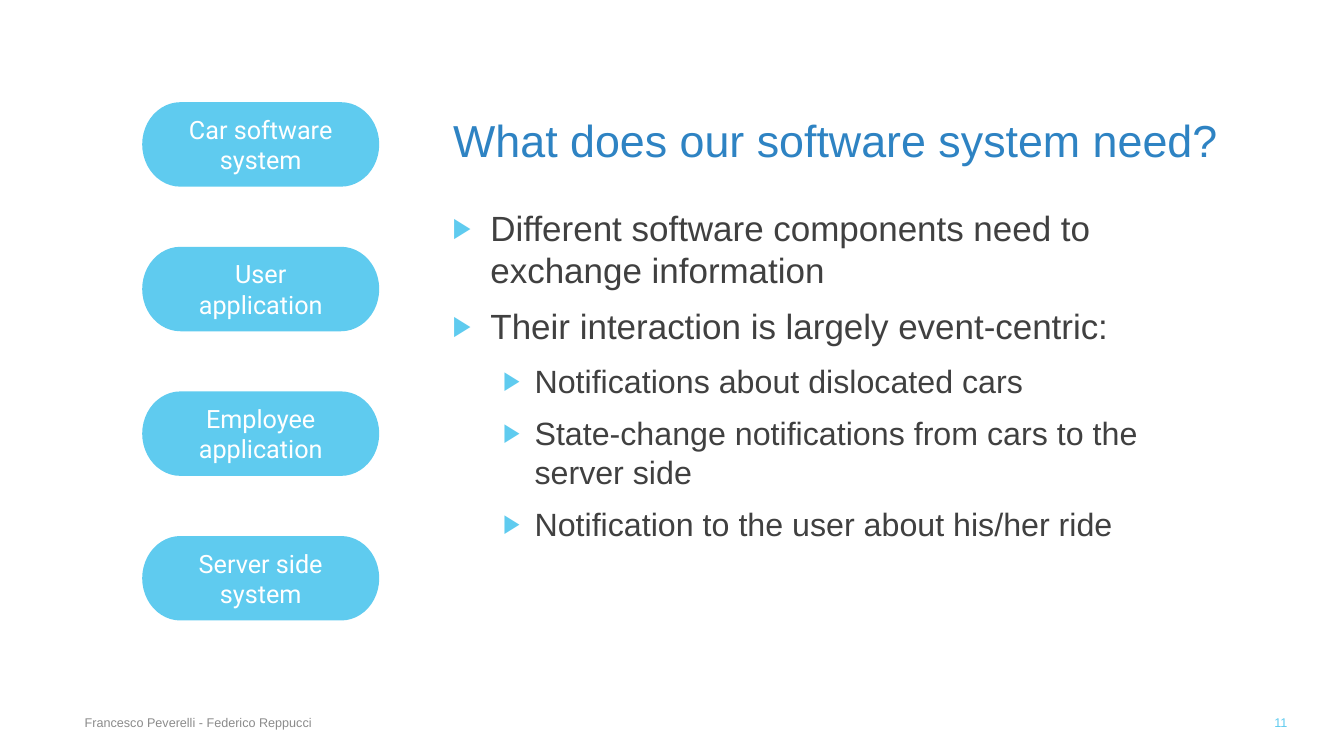
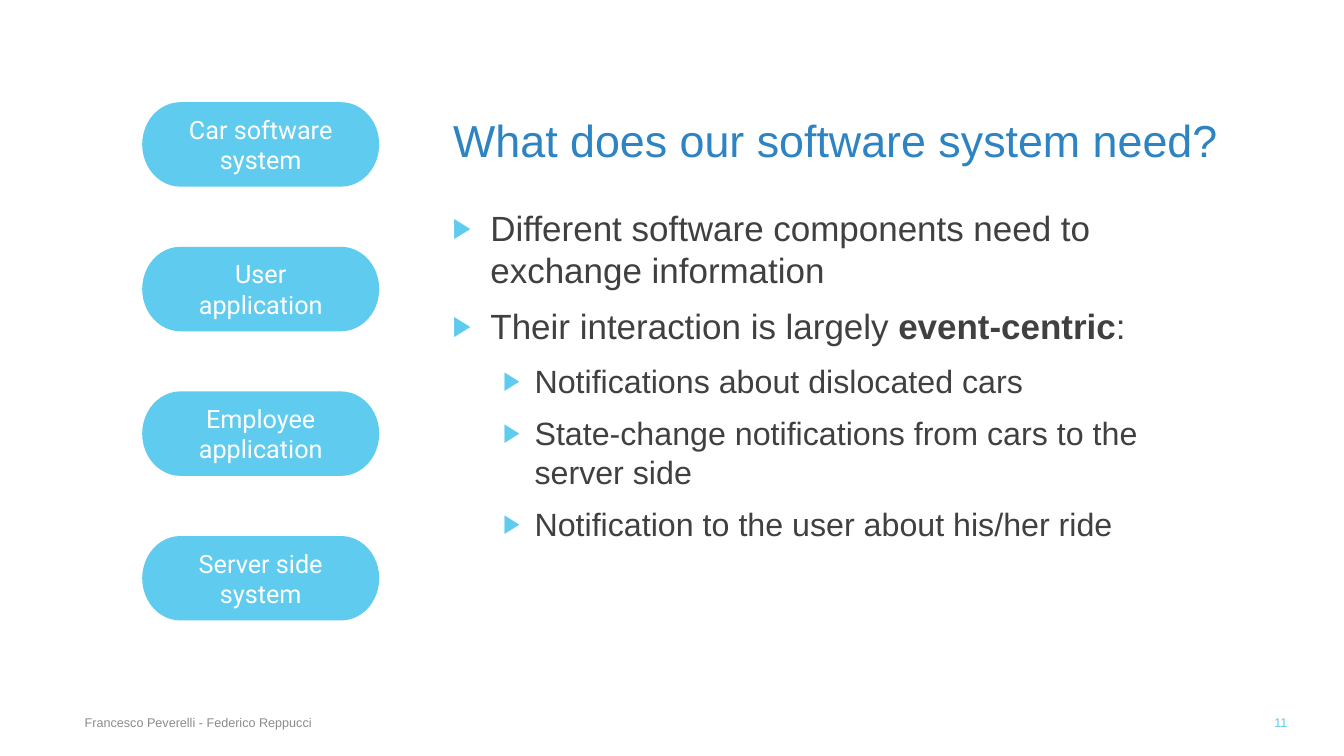
Before and after one commit to FedericoReppucci/ingsoft2, a slide deck: slide 11 of presentation/3. Final Presentazion/Final Presentation.pptx. Drawn at 1344x756 pixels with LibreOffice and Linux fonts; fonts in the diff are those of the drawing. Boxes give left, top, right and bottom in pixels: in the first picture for what was removed or moved away, otherwise in the second. Text is boxed around its words. In the diff, an @@ line names an element or a change of style, - is before the commit and + after.

```diff
--- a/presentation/3. Final Presentazion/Final Presentation.pptx
+++ b/presentation/3. Final Presentazion/Final Presentation.pptx
@@ text at box(490, 313, 1125, 346): bold on in "event-centric:" @@
```
Also in this commit, not shown: 3 other slides changed, 1 other file.
